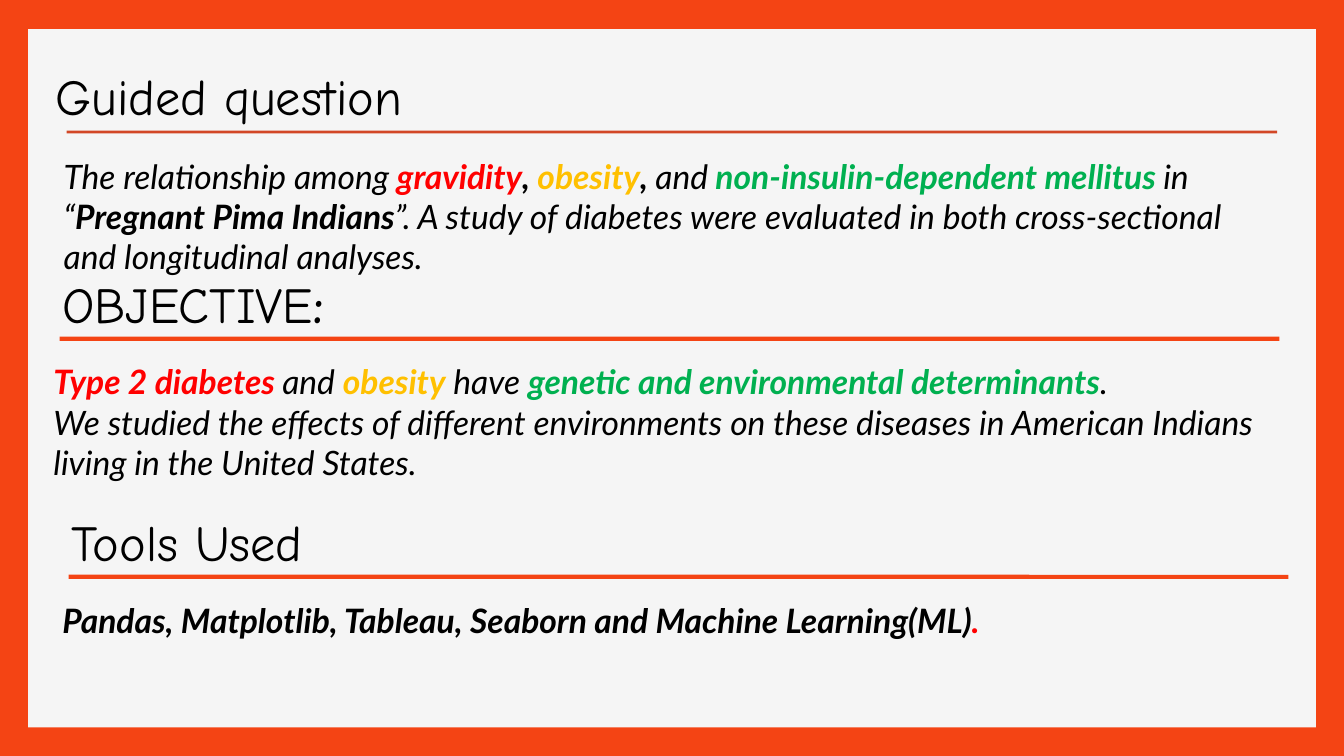
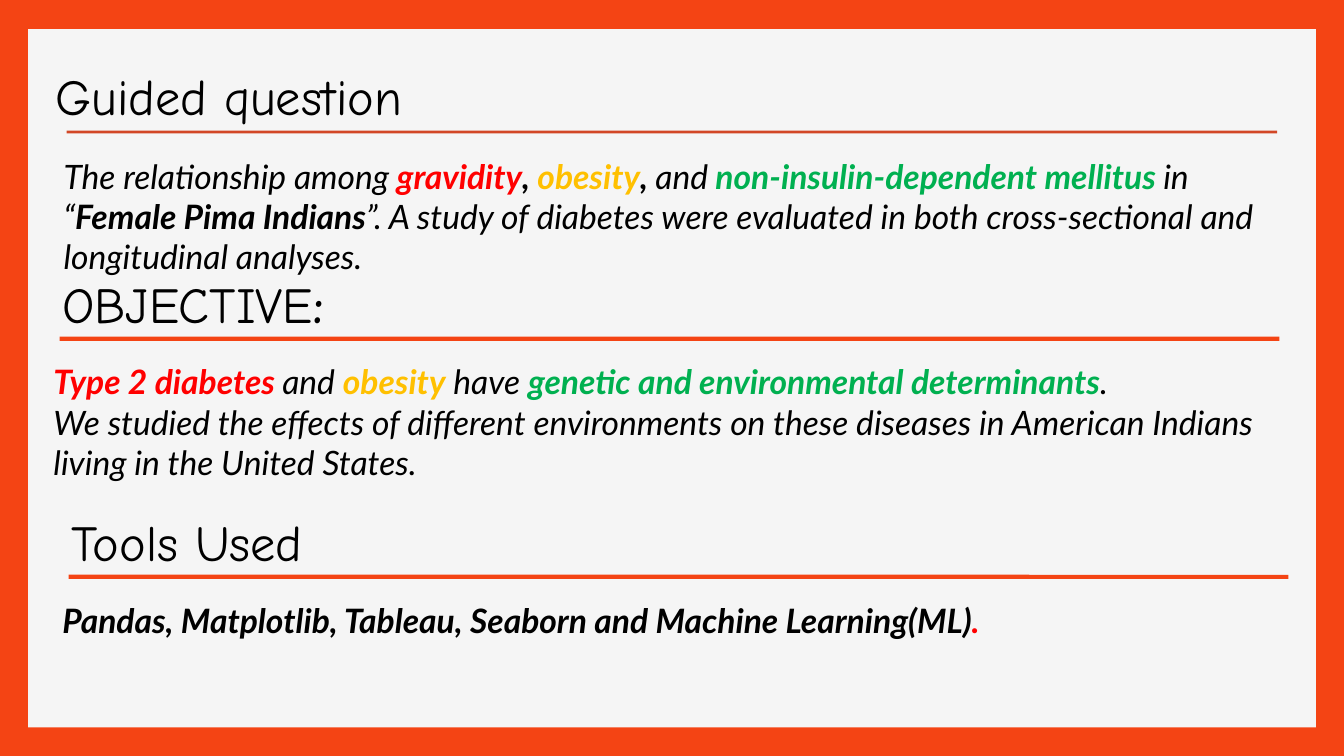
Before and after one commit to efreier12/Final-Project, a slide deck: slide 2 of Pima Indian Diabetes (Final Project).ppt. Drawn at 1344x756 pixels with LibreOffice and Linux fonts; fonts in the diff are those of the drawing. Boxes give left, top, right and bottom in pixels: in the first picture for what was removed or moved away, otherwise in the second. Text is boxed around its words. In the diff, an @@ line names an element or a change of style, - is before the commit and + after.

Commit message:
commit to master

```diff
--- a/Pima Indian Diabetes (Final Project).ppt
+++ b/Pima Indian Diabetes (Final Project).ppt
@@ text at box(64, 164, 1254, 275): text changed @@
-The relationship among gravidity, obesity, and non-insulin-dependent mellitus in “Pregnant Pima Indians”. A study of diabetes were evaluated in both cross-sectional and longitudinal analyses.
+The relationship among gravidity, obesity, and non-insulin-dependent mellitus in “Female Pima Indians”. A study of diabetes were evaluated in both cross-sectional and longitudinal analyses.
```
